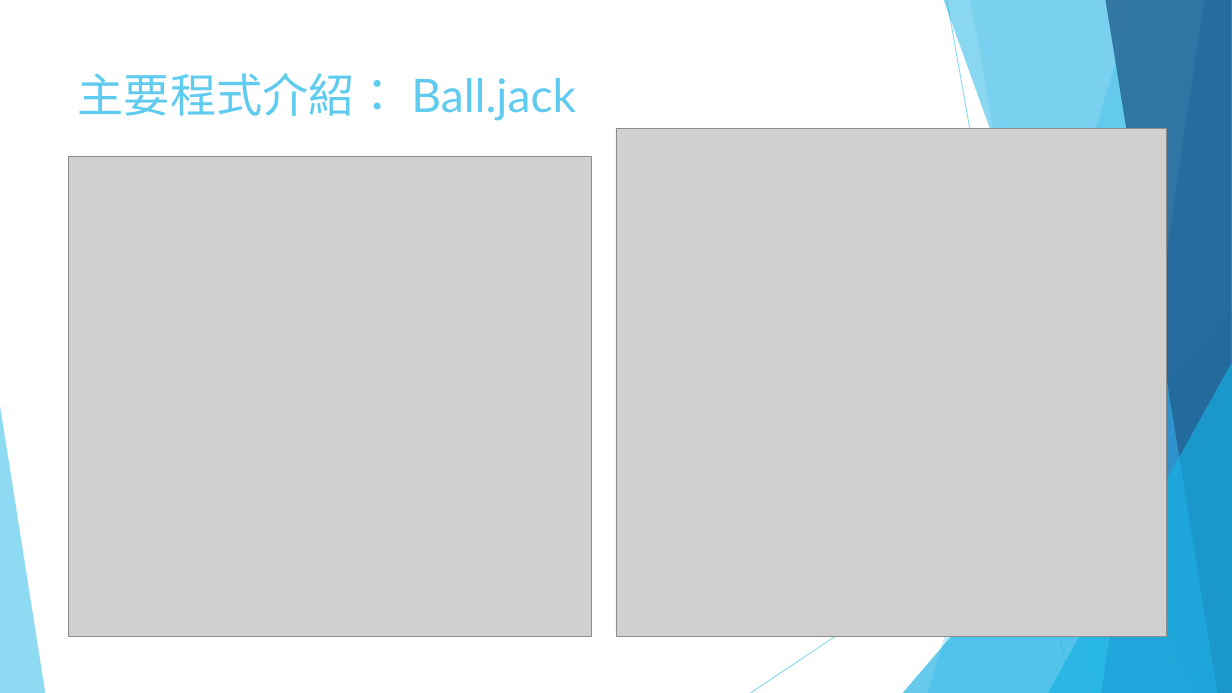
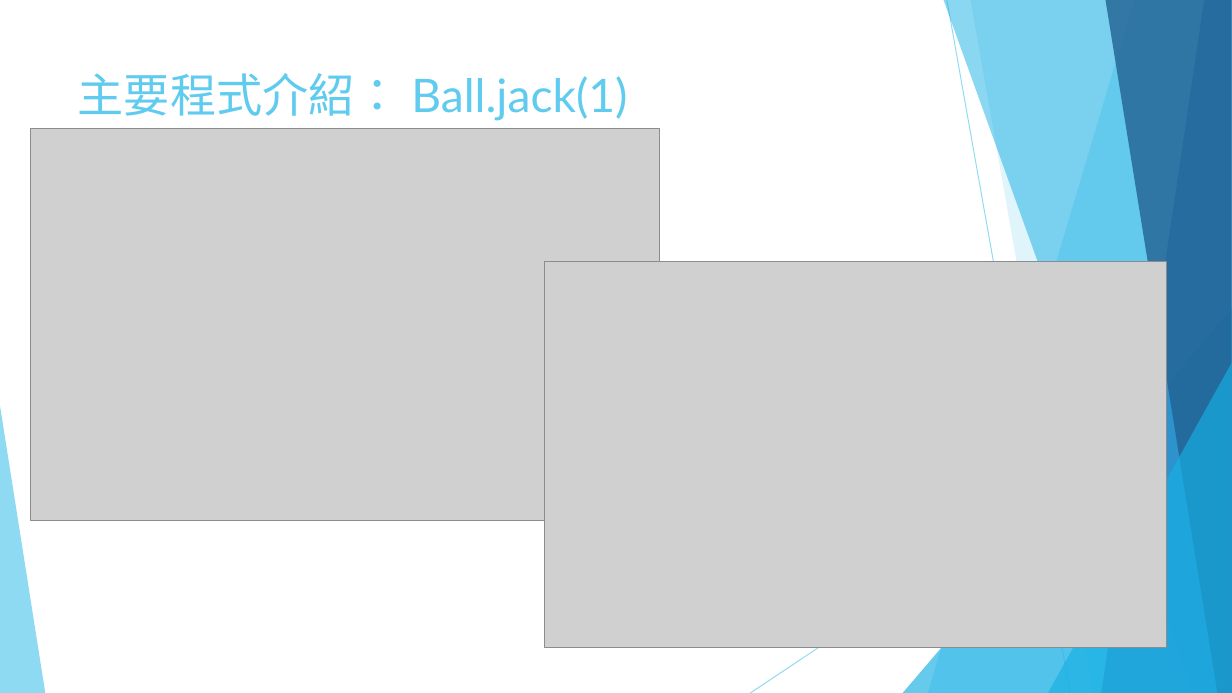
Before and after one commit to alechuang98/ComputerIntroduction, a slide deck: slide 10 of introCS_PST.pptx (slide 8 before the commit). Drawn at 1232x693 pixels with LibreOffice and Linux fonts; fonts in the diff are those of the drawing; grey boxes stand for pictures. Boxes give left, top, right and bottom in pixels: in the first picture for what was removed or moved away, otherwise in the second. Text is boxed around its words. In the diff, an @@ line names an element or a change of style, - is before the commit and + after.

Commit message:
add ppt

```diff
--- a/introCS_PST.pptx
+++ b/introCS_PST.pptx
@@ title at [78, 73, 627, 121]: text changed @@
-主要程式介紹： Ball.jack
+主要程式介紹： Ball.jack(1)
@@ picture: place and size @@
-picture at [68, 156, 592, 636]
+picture at [30, 128, 659, 520]
@@ picture: place and size @@
-picture at [616, 128, 1167, 637]
+picture at [545, 262, 1167, 648]
```
Also in this commit, not shown: 6 other slides changed, 3 slides added.
